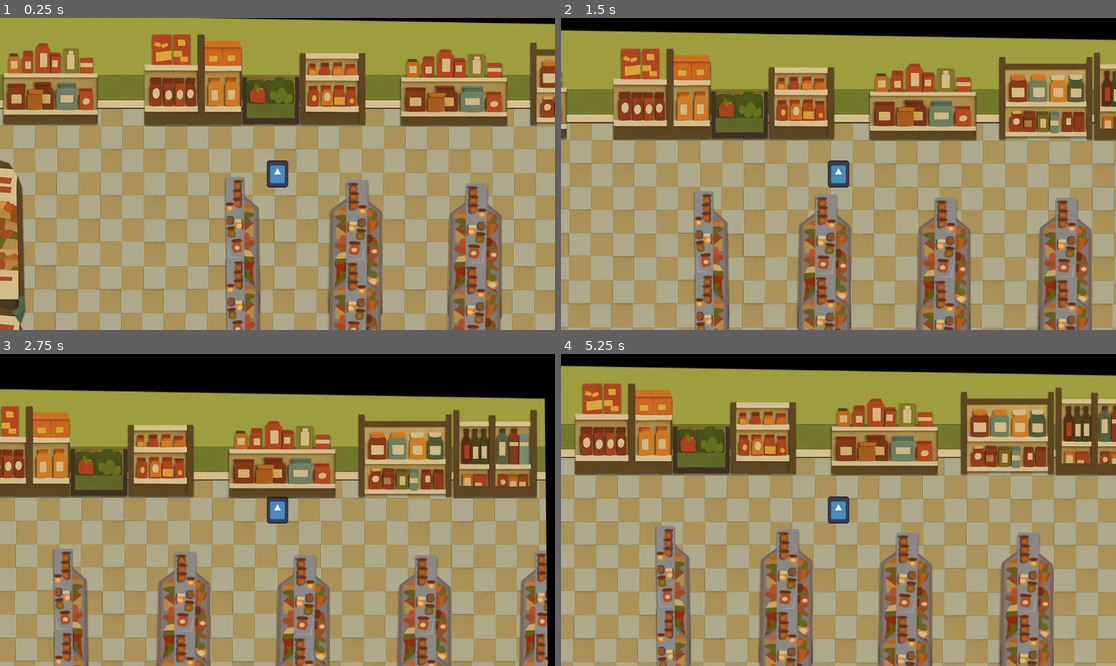
Above: before the commit, frames 1-4 (two rows, left to right).
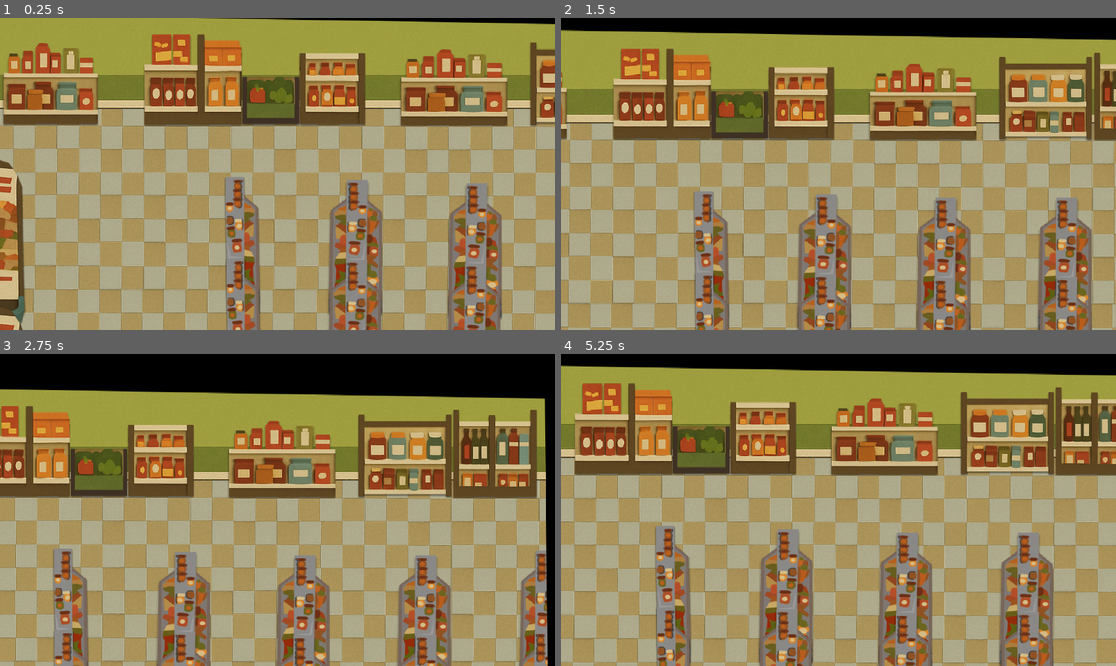
Above: after the commit, the same moments.

Repository: ezTomas/oferta_limitada
Game: Godot game, scene res://Scene/game.tscn
Two runs of this game, one before a commit and one after it. Both use one fixed random seed, a clock stepped at 60 frames per second and the inputs below. The project has no main scene, so this scene is started directly. The engine's default icon, where the game draws it, is replaced by a stand-in: a white triangle on a blue panel in a dark square.
Inputs:
- Up to frame 1 (0.25 s): no input
- Up to frame 2 (1.5 s): tap Enter at 0.5 s; hold W (Up) 0.53-1.28 s; hold D (Rigth) 0.53-1.28 s; hold S (Down) from 1.28 s (still down); tap D (Rigth) at 1.35 s
- Up to frame 3 (2.75 s): release S (Down) at 2.03 s; hold W (Up) from 2.03 s (still down); hold D (Rigth) from 2.03 s (still down)
- Up to frame 4 (5.25 s): release D (Rigth) at 2.78 s; tap D (Rigth) at 2.85, 4.35 s; tap Space at 3.5 s; release W (Up) at 3.53 s; hold D (Rigth) 3.53-4.28 s; hold A (Left) 3.53-5.03 s; tap Enter at 4.25 s; hold S (Down) from 5.03 s (still down); hold D (Rigth) from 5.03 s (still down)

The runs differ from the first frame. In frame 1, 1.1% of the frame differs, in the area x 0-100%, y 0-100%; in frame 2, 1.2%; in frame 3, 1.3%; in frame 4, 1.3%, in the area x 0-100%, y 3-100%.

Commit message:
Cargar Animaciones

Diff:
--- a/oferta-limitada/Scene/Escenario/bebidas.tscn
+++ b/oferta-limitada/Scene/Escenario/bebidas.tscn
@@ -1,6 +1,6 @@
 [gd_scene load_steps=3 format=3 uid="uid://bcpdchymkm1es"]
 
-[ext_resource type="Texture2D" uid="uid://i1eednsyq6h2" path="res://Sprite/CajasBebidas.png" id="1_x8h4e"]
+[ext_resource type="Texture2D" uid="uid://i1eednsyq6h2" path="res://Sprite/Escenario/CajasBebidas.png" id="1_x8h4e"]
 
 [sub_resource type="RectangleShape2D" id="RectangleShape2D_y55dx"]
 size = Vector2(138, 78)
--- a/oferta-limitada/Scene/Escenario/caja_registradora.tscn
+++ b/oferta-limitada/Scene/Escenario/caja_registradora.tscn
@@ -1,6 +1,6 @@
 [gd_scene load_steps=4 format=3 uid="uid://dvh5dr0smk3jy"]
 
-[ext_resource type="Texture2D" uid="uid://5gqt34v3e2js" path="res://Sprite/CajaRegistradora.png" id="1_iyguc"]
+[ext_resource type="Texture2D" uid="uid://5gqt34v3e2js" path="res://Sprite/Escenario/CajaRegistradora.png" id="1_iyguc"]
 
 [sub_resource type="RectangleShape2D" id="RectangleShape2D_j4eua"]
 size = Vector2(76, 166)
--- a/oferta-limitada/Scene/Escenario/gondola_1.tscn
+++ b/oferta-limitada/Scene/Escenario/gondola_1.tscn
@@ -1,8 +1,8 @@
 [gd_scene load_steps=5 format=3 uid="uid://co4anlmnn7riq"]
 
-[ext_resource type="Texture2D" uid="uid://qfwyo5ujhr21" path="res://Sprite/Gondola7.png" id="1_6wbb5"]
-[ext_resource type="Texture2D" uid="uid://ce5ubpqxbl34k" path="res://Sprite/Gondola3.png" id="2_ixnjg"]
-[ext_resource type="Texture2D" uid="uid://od28hwn3y07r" path="res://Sprite/Gondola2.png" id="3_85b1r"]
+[ext_resource type="Texture2D" uid="uid://qfwyo5ujhr21" path="res://Sprite/Escenario/Gondola7.png" id="1_6wbb5"]
+[ext_resource type="Texture2D" uid="uid://ce5ubpqxbl34k" path="res://Sprite/Escenario/Gondola3.png" id="2_ixnjg"]
+[ext_resource type="Texture2D" uid="uid://od28hwn3y07r" path="res://Sprite/Escenario/Gondola2.png" id="3_85b1r"]
 
 [sub_resource type="RectangleShape2D" id="RectangleShape2D_3upu0"]
 size = Vector2(431.901, 36.5058)
--- a/oferta-limitada/Scene/Escenario/gondola_2.tscn
+++ b/oferta-limitada/Scene/Escenario/gondola_2.tscn
@@ -1,7 +1,7 @@
 [gd_scene load_steps=4 format=3 uid="uid://gsnn2u4ykvi1"]
 
-[ext_resource type="Texture2D" uid="uid://crh0qayoggxw8" path="res://Sprite/Gondola4.png" id="1_0y1io"]
-[ext_resource type="Texture2D" uid="uid://c4hyphjacokev" path="res://Sprite/Gondola6.png" id="2_6selo"]
+[ext_resource type="Texture2D" uid="uid://crh0qayoggxw8" path="res://Sprite/Escenario/Gondola4.png" id="1_0y1io"]
+[ext_resource type="Texture2D" uid="uid://c4hyphjacokev" path="res://Sprite/Escenario/Gondola6.png" id="2_6selo"]
 
 [sub_resource type="RectangleShape2D" id="RectangleShape2D_cl8pp"]
 size = Vector2(395.5, 36.5)
--- a/oferta-limitada/Scene/Escenario/gondola_3.tscn
+++ b/oferta-limitada/Scene/Escenario/gondola_3.tscn
@@ -1,6 +1,6 @@
 [gd_scene load_steps=3 format=3 uid="uid://nlqx7iicu7w4"]
 
-[ext_resource type="Texture2D" uid="uid://ccx2qxlctix02" path="res://Sprite/Gondola5.png" id="1_hnyyu"]
+[ext_resource type="Texture2D" uid="uid://ccx2qxlctix02" path="res://Sprite/Escenario/Gondola5.png" id="1_hnyyu"]
 
 [sub_resource type="RectangleShape2D" id="RectangleShape2D_ykcaw"]
 size = Vector2(161, 31)
--- a/oferta-limitada/Scene/Escenario/gondola_carne.tscn
+++ b/oferta-limitada/Scene/Escenario/gondola_carne.tscn
@@ -1,6 +1,6 @@
 [gd_scene load_steps=7 format=3 uid="uid://b7q84gxce37wv"]
 
-[ext_resource type="Texture2D" uid="uid://cblkuo5ye875l" path="res://Sprite/Gondola de Carne.png" id="1_5npuj"]
+[ext_resource type="Texture2D" uid="uid://cblkuo5ye875l" path="res://Sprite/Escenario/Gondola de Carne.png" id="1_5npuj"]
 
 [sub_resource type="SegmentShape2D" id="SegmentShape2D_rssgq"]
 a = Vector2(8, -156)
--- a/oferta-limitada/Scene/Escenario/gondola_lateral_izq.tscn
+++ b/oferta-limitada/Scene/Escenario/gondola_lateral_izq.tscn
@@ -1,6 +1,6 @@
 [gd_scene load_steps=6 format=3 uid="uid://cxsex84kodkrr"]
 
-[ext_resource type="Texture2D" uid="uid://o26ujgvf1b54" path="res://Sprite/GondolaLateralIzquierda.png" id="1_srb3v"]
+[ext_resource type="Texture2D" uid="uid://o26ujgvf1b54" path="res://Sprite/Escenario/GondolaLateralIzquierda.png" id="1_srb3v"]
 
 [sub_resource type="SegmentShape2D" id="SegmentShape2D_rbmcq"]
 a = Vector2(-0.666212, -85.6772)
--- a/oferta-limitada/Scene/Escenario/gondola_laterar_der.tscn
+++ b/oferta-limitada/Scene/Escenario/gondola_laterar_der.tscn
@@ -1,6 +1,6 @@
 [gd_scene load_steps=6 format=3 uid="uid://b4qtf3kv5noyh"]
 
-[ext_resource type="Texture2D" uid="uid://ggbmbontaw2g" path="res://Sprite/GondolaLateralDerecha.png" id="1_sre8t"]
+[ext_resource type="Texture2D" uid="uid://ggbmbontaw2g" path="res://Sprite/Escenario/GondolaLateralDerecha.png" id="1_sre8t"]
 
 [sub_resource type="SegmentShape2D" id="SegmentShape2D_2wu7o"]
 a = Vector2(3, -88)
--- a/oferta-limitada/Scene/Escenario/gondola_medio.tscn
+++ b/oferta-limitada/Scene/Escenario/gondola_medio.tscn
@@ -1,6 +1,6 @@
 [gd_scene load_steps=6 format=3 uid="uid://gpxjs5acdttc"]
 
-[ext_resource type="Texture2D" uid="uid://cy3gp6o8bn7uv" path="res://Sprite/GondolaMedio.png" id="1_iscdu"]
+[ext_resource type="Texture2D" uid="uid://cy3gp6o8bn7uv" path="res://Sprite/Escenario/GondolaMedio.png" id="1_iscdu"]
 
 [sub_resource type="SegmentShape2D" id="SegmentShape2D_wigca"]
 a = Vector2(0, -92)
--- a/oferta-limitada/Scene/game.tscn
+++ b/oferta-limitada/Scene/game.tscn
@@ -1,7 +1,7 @@
 [gd_scene load_steps=18 format=3 uid="uid://y3wspxw8hkle"]
 
-[ext_resource type="Texture2D" uid="uid://xokqw8eypdjg" path="res://Sprite/Pared.png" id="1_lc2xo"]
-[ext_resource type="Texture2D" uid="uid://tq5o2n2rs8t6" path="res://Sprite/Piso.jpg" id="2_215e1"]
+[ext_resource type="Texture2D" uid="uid://xokqw8eypdjg" path="res://Sprite/Escenario/Pared.png" id="1_lc2xo"]
+[ext_resource type="Texture2D" uid="uid://tq5o2n2rs8t6" path="res://Sprite/Escenario/Piso.jpg" id="2_215e1"]
 [ext_resource type="PackedScene" uid="uid://cepso5mo11glp" path="res://Scene/player.tscn" id="3_7sc4i"]
 [ext_resource type="PackedScene" uid="uid://co4anlmnn7riq" path="res://Scene/Escenario/gondola_1.tscn" id="4_80cx4"]
 [ext_resource type="PackedScene" uid="uid://gsnn2u4ykvi1" path="res://Scene/Escenario/gondola_2.tscn" id="5_e8heu"]
@@ -12,7 +12,7 @@
 [ext_resource type="PackedScene" uid="uid://gpxjs5acdttc" path="res://Scene/Escenario/gondola_medio.tscn" id="10_x5p1p"]
 [ext_resource type="PackedScene" uid="uid://cxsex84kodkrr" path="res://Scene/Escenario/gondola_lateral_izq.tscn" id="11_qhcbd"]
 [ext_resource type="PackedScene" uid="uid://b4qtf3kv5noyh" path="res://Scene/Escenario/gondola_laterar_der.tscn" id="12_f1jbl"]
-[ext_resource type="Texture2D" uid="uid://f68ug1x2hojn" path="res://Sprite/EspacioLimite.png" id="13_vaj68"]
+[ext_resource type="Texture2D" uid="uid://f68ug1x2hojn" path="res://Sprite/Escenario/EspacioLimite.png" id="13_vaj68"]
 
 [sub_resource type="SegmentShape2D" id="SegmentShape2D_sqb0o"]
 a = Vector2(891.888, 145.632)
@@ -29,128 +29,130 @@
 
 [node name="Game" type="Node2D"]
 
-[node name="Pared" type="Sprite2D" parent="."]
-position = Vector2(759.75, -136.25)
-scale = Vector2(0.975495, 1.26959)
-texture = ExtResource("1_lc2xo")
-
-[node name="Piso" type="StaticBody2D" parent="."]
-
-[node name="Sprite2D" type="Sprite2D" parent="Piso"]
-position = Vector2(1005.5, 653)
-scale = Vector2(1.03802, 1.2037)
-texture = ExtResource("2_215e1")
-
-[node name="Gondola" type="Node2D" parent="."]
-
 [node name="CharacterBody2D" parent="." instance=ExtResource("3_7sc4i")]
 position = Vector2(816, 176)
 scale = Vector2(0.447188, 0.562705)
 motion_mode = 1
 
-[node name="Gondolas" type="Node2D" parent="."]
+[node name="Escenario" type="Node2D" parent="."]
+
+[node name="Piso" type="StaticBody2D" parent="Escenario"]
+
+[node name="Sprite2D" type="Sprite2D" parent="Escenario/Piso"]
+position = Vector2(1005.5, 653)
+scale = Vector2(1.03802, 1.2037)
+texture = ExtResource("2_215e1")
+
+[node name="Pared" type="Sprite2D" parent="Escenario"]
+position = Vector2(759.75, -136.25)
+scale = Vector2(0.975495, 1.26959)
+texture = ExtResource("1_lc2xo")
+
+[node name="GondolasLaterales" type="Node2D" parent="Escenario"]
+position = Vector2(695, 495)
+scale = Vector2(1.34211, 1.1212)
+
+[node name="GondolaLateralIzq3" parent="Escenario/GondolasLaterales" instance=ExtResource("11_qhcbd")]
+position = Vector2(18.6274, -117.731)
+
+[node name="GondolaLateralIzq2" parent="Escenario/GondolasLaterales" instance=ExtResource("11_qhcbd")]
+position = Vector2(20.1177, 75.8116)
+
+[node name="GondolaLateralIzq" parent="Escenario/GondolasLaterales" instance=ExtResource("11_qhcbd")]
+position = Vector2(22.353, 268.462)
+
+[node name="GondolaLaterarDer3" parent="Escenario/GondolasLaterales" instance=ExtResource("12_f1jbl")]
+position = Vector2(941.804, -113.271)
+
+[node name="GondolaLaterarDer2" parent="Escenario/GondolasLaterales" instance=ExtResource("12_f1jbl")]
+position = Vector2(939.569, 77.5954)
+
+[node name="GondolaLaterarDer" parent="Escenario/GondolasLaterales" instance=ExtResource("12_f1jbl")]
+position = Vector2(938.078, 272.03)
+
+[node name="GondolasMedio" type="Node2D" parent="Escenario"]
+position = Vector2(1373, 528)
+scale = Vector2(1.5119, 1.10751)
+
+[node name="GondolaMedio3" parent="Escenario/GondolasMedio" instance=ExtResource("10_x5p1p")]
+position = Vector2(187.181, -130.022)
+
+[node name="GondolaMedio2" parent="Escenario/GondolasMedio" instance=ExtResource("10_x5p1p")]
+position = Vector2(187.181, 61.3991)
+
+[node name="GondolaMedio" parent="Escenario/GondolasMedio" instance=ExtResource("10_x5p1p")]
+position = Vector2(185.859, 253.723)
+
+[node name="GondolaMedio6" parent="Escenario/GondolasMedio" instance=ExtResource("10_x5p1p")]
+position = Vector2(-25.7952, -130.022)
+
+[node name="GondolaMedio5" parent="Escenario/GondolasMedio" instance=ExtResource("10_x5p1p")]
+position = Vector2(-27.7795, 63.205)
+
+[node name="GondolaMedio4" parent="Escenario/GondolasMedio" instance=ExtResource("10_x5p1p")]
+position = Vector2(-29.1023, 251.917)
+
+[node name="GondolaMedio9" parent="Escenario/GondolasMedio" instance=ExtResource("10_x5p1p")]
+position = Vector2(-236.126, -138.148)
+
+[node name="GondolaMedio8" parent="Escenario/GondolasMedio" instance=ExtResource("10_x5p1p")]
+position = Vector2(-237.449, 54.1756)
+
+[node name="GondolaMedio7" parent="Escenario/GondolasMedio" instance=ExtResource("10_x5p1p")]
+position = Vector2(-238.11, 250.111)
+
+[node name="Gondolas" type="Node2D" parent="Escenario"]
 position = Vector2(57, 1089)
 
-[node name="Gondola1" parent="Gondolas" instance=ExtResource("4_80cx4")]
+[node name="Gondola1" parent="Escenario/Gondolas" instance=ExtResource("4_80cx4")]
 position = Vector2(738, -1109)
 scale = Vector2(1.36, 1.72)
 
-[node name="Gondola2" parent="Gondolas" instance=ExtResource("5_e8heu")]
+[node name="Gondola2" parent="Escenario/Gondolas" instance=ExtResource("5_e8heu")]
 position = Vector2(1682, -1154)
 scale = Vector2(1.2, 1.4)
 
-[node name="Gondola3" parent="Gondolas" instance=ExtResource("6_rvswv")]
+[node name="Gondola3" parent="Escenario/Gondolas" instance=ExtResource("6_rvswv")]
 position = Vector2(1224, -1146)
 scale = Vector2(1.76, 1.24)
 
-[node name="Gondola3_1" parent="Gondolas" instance=ExtResource("6_rvswv")]
+[node name="Gondola3_1" parent="Escenario/Gondolas" instance=ExtResource("6_rvswv")]
 position = Vector2(151, -1156)
 scale = Vector2(1.56, 1.32)
 
-[node name="CajaRegistradora" parent="Gondolas" instance=ExtResource("7_boyg6")]
+[node name="CajaRegistradora" parent="Escenario/Gondolas" instance=ExtResource("7_boyg6")]
 
-[node name="Bebidas" parent="Gondolas" instance=ExtResource("9_ha7wd")]
+[node name="Bebidas" parent="Escenario/Gondolas" instance=ExtResource("9_ha7wd")]
 position = Vector2(1719, 30)
 
-[node name="GondolaCarne2" parent="Gondolas" instance=ExtResource("9_yjs1f")]
+[node name="GondolaCarne2" parent="Escenario/Gondolas" instance=ExtResource("9_yjs1f")]
 position = Vector2(-43, -906)
 
-[node name="GondolaCarne" parent="Gondolas" instance=ExtResource("9_yjs1f")]
+[node name="GondolaCarne" parent="Escenario/Gondolas" instance=ExtResource("9_yjs1f")]
 position = Vector2(-37, -514)
 
-[node name="GondolasMedio" type="Node2D" parent="."]
-position = Vector2(1373, 528)
-scale = Vector2(1.5119, 1.10751)
+[node name="Gondola" type="Node2D" parent="Escenario"]
 
-[node name="GondolaMedio3" parent="GondolasMedio" instance=ExtResource("10_x5p1p")]
-position = Vector2(187.181, -130.022)
-
-[node name="GondolaMedio2" parent="GondolasMedio" instance=ExtResource("10_x5p1p")]
-position = Vector2(187.181, 61.3991)
-
-[node name="GondolaMedio" parent="GondolasMedio" instance=ExtResource("10_x5p1p")]
-position = Vector2(185.859, 253.723)
-
-[node name="GondolaMedio6" parent="GondolasMedio" instance=ExtResource("10_x5p1p")]
-position = Vector2(-25.7952, -130.022)
-
-[node name="GondolaMedio5" parent="GondolasMedio" instance=ExtResource("10_x5p1p")]
-position = Vector2(-27.7795, 63.205)
-
-[node name="GondolaMedio4" parent="GondolasMedio" instance=ExtResource("10_x5p1p")]
-position = Vector2(-29.1023, 251.917)
-
-[node name="GondolaMedio9" parent="GondolasMedio" instance=ExtResource("10_x5p1p")]
-position = Vector2(-236.126, -138.148)
-
-[node name="GondolaMedio8" parent="GondolasMedio" instance=ExtResource("10_x5p1p")]
-position = Vector2(-237.449, 54.1756)
-
-[node name="GondolaMedio7" parent="GondolasMedio" instance=ExtResource("10_x5p1p")]
-position = Vector2(-238.11, 250.111)
-
-[node name="GondolasLaterales" type="Node2D" parent="."]
-position = Vector2(695, 495)
-scale = Vector2(1.34211, 1.1212)
-
-[node name="GondolaLateralIzq3" parent="GondolasLaterales" instance=ExtResource("11_qhcbd")]
-position = Vector2(18.6274, -117.731)
-
-[node name="GondolaLateralIzq2" parent="GondolasLaterales" instance=ExtResource("11_qhcbd")]
-position = Vector2(20.1177, 75.8116)
-
-[node name="GondolaLateralIzq" parent="GondolasLaterales" instance=ExtResource("11_qhcbd")]
-position = Vector2(22.353, 268.462)
-
-[node name="GondolaLaterarDer3" parent="GondolasLaterales" instance=ExtResource("12_f1jbl")]
-position = Vector2(941.804, -113.271)
-
-[node name="GondolaLaterarDer2" parent="GondolasLaterales" instance=ExtResource("12_f1jbl")]
-position = Vector2(939.569, 77.5954)
-
-[node name="GondolaLaterarDer" parent="GondolasLaterales" instance=ExtResource("12_f1jbl")]
-position = Vector2(938.078, 272.03)
-
-[node name="Limite" type="StaticBody2D" parent="."]
+[node name="Limite" type="StaticBody2D" parent="Escenario"]
 position = Vector2(990, -254)
 scale = Vector2(1.16719, 1.63426)
 
-[node name="EspacioLimite" type="Sprite2D" parent="Limite"]
+[node name="EspacioLimite" type="Sprite2D" parent="Escenario/Limite"]
 position = Vector2(62.3292, 490.589)
 scale = Vector2(1.00067, 1.03428)
 texture = ExtResource("13_vaj68")
 
-[node name="CollisionShape2D4" type="CollisionShape2D" parent="Limite"]
+[node name="CollisionShape2D4" type="CollisionShape2D" parent="Escenario/Limite"]
 shape = SubResource("SegmentShape2D_sqb0o")
 
-[node name="CollisionShape2D" type="CollisionShape2D" parent="Limite"]
+[node name="CollisionShape2D" type="CollisionShape2D" parent="Escenario/Limite"]
 position = Vector2(939.866, 512.159)
 shape = SubResource("RectangleShape2D_cvvdq")
 
-[node name="CollisionShape2D3" type="CollisionShape2D" parent="Limite"]
+[node name="CollisionShape2D3" type="CollisionShape2D" parent="Escenario/Limite"]
 position = Vector2(26.5596, 1001.37)
 shape = SubResource("RectangleShape2D_vy0et")
 
-[node name="CollisionShape2D2" type="CollisionShape2D" parent="Limite"]
+[node name="CollisionShape2D2" type="CollisionShape2D" parent="Escenario/Limite"]
 position = Vector2(-852.477, 511.547)
 shape = SubResource("RectangleShape2D_m52p7")
--- a/oferta-limitada/Scene/player.tscn
+++ b/oferta-limitada/Scene/player.tscn
@@ -1,17 +1,118 @@
-[gd_scene load_steps=4 format=3 uid="uid://cepso5mo11glp"]
+[gd_scene load_steps=19 format=3 uid="uid://cepso5mo11glp"]
 
 [ext_resource type="Script" uid="uid://clskgobbnt6p3" path="res://Scene/player.gd" id="1_y8w33"]
-[ext_resource type="Texture2D" uid="uid://bwvo7dl5msxie" path="res://icon.svg" id="2_xa75v"]
+[ext_resource type="Texture2D" uid="uid://dniec34lyff1k" path="res://Sprite/Personaje/Adelante-Sheet 16x26.png" id="2_58ae2"]
+[ext_resource type="Texture2D" uid="uid://b6vdil3q1yglj" path="res://Sprite/Personaje/Atras-Sheet 16x26.png" id="3_ivevv"]
+[ext_resource type="Texture2D" uid="uid://cyu8uvsdxb1cr" path="res://Sprite/Personaje/Costado-Sheet 16x26.png" id="4_r6jsd"]
 
 [sub_resource type="RectangleShape2D" id="RectangleShape2D_y8w33"]
 size = Vector2(129, 126)
 
+[sub_resource type="AtlasTexture" id="AtlasTexture_p6qlh"]
+atlas = ExtResource("2_58ae2")
+region = Rect2(0, 0, 160, 260)
+
+[sub_resource type="AtlasTexture" id="AtlasTexture_2sw5t"]
+atlas = ExtResource("2_58ae2")
+region = Rect2(160, 0, 160, 260)
+
+[sub_resource type="AtlasTexture" id="AtlasTexture_ij4jb"]
+atlas = ExtResource("2_58ae2")
+region = Rect2(320, 0, 160, 260)
+
+[sub_resource type="AtlasTexture" id="AtlasTexture_c68nv"]
+atlas = ExtResource("2_58ae2")
+region = Rect2(480, 0, 160, 260)
+
+[sub_resource type="AtlasTexture" id="AtlasTexture_c31lq"]
+atlas = ExtResource("3_ivevv")
+region = Rect2(0, 0, 160, 260)
+
+[sub_resource type="AtlasTexture" id="AtlasTexture_2dof7"]
+atlas = ExtResource("3_ivevv")
+region = Rect2(160, 0, 160, 260)
+
+[sub_resource type="AtlasTexture" id="AtlasTexture_4ao7i"]
+atlas = ExtResource("3_ivevv")
+region = Rect2(320, 0, 160, 260)
+
+[sub_resource type="AtlasTexture" id="AtlasTexture_1sypm"]
+atlas = ExtResource("3_ivevv")
+region = Rect2(480, 0, 160, 260)
+
+[sub_resource type="AtlasTexture" id="AtlasTexture_fn0wv"]
+atlas = ExtResource("4_r6jsd")
+region = Rect2(0, 0, 160, 260)
+
+[sub_resource type="AtlasTexture" id="AtlasTexture_eqmt2"]
+atlas = ExtResource("4_r6jsd")
+region = Rect2(160, 0, 160, 260)
+
+[sub_resource type="AtlasTexture" id="AtlasTexture_c40dt"]
+atlas = ExtResource("4_r6jsd")
+region = Rect2(320, 0, 160, 260)
+
+[sub_resource type="AtlasTexture" id="AtlasTexture_lgjog"]
+atlas = ExtResource("4_r6jsd")
+region = Rect2(480, 0, 160, 260)
+
+[sub_resource type="SpriteFrames" id="SpriteFrames_lhccw"]
+animations = [{
+"frames": [{
+"duration": 1.0,
+"texture": SubResource("AtlasTexture_p6qlh")
+}, {
+"duration": 1.0,
+"texture": SubResource("AtlasTexture_2sw5t")
+}, {
+"duration": 1.0,
+"texture": SubResource("AtlasTexture_ij4jb")
+}, {
+"duration": 1.0,
+"texture": SubResource("AtlasTexture_c68nv")
+}],
+"loop": true,
+"name": &"caminar_abajo",
+"speed": 8.0
+}, {
+"frames": [{
+"duration": 1.0,
+"texture": SubResource("AtlasTexture_c31lq")
+}, {
+"duration": 1.0,
+"texture": SubResource("AtlasTexture_2dof7")
+}, {
+"duration": 1.0,
+"texture": SubResource("AtlasTexture_4ao7i")
+}, {
+"duration": 1.0,
+"texture": SubResource("AtlasTexture_1sypm")
+}],
+"loop": true,
+"name": &"caminar_arriba",
+"speed": 8.0
+}, {
+"frames": [{
+"duration": 1.0,
+"texture": SubResource("AtlasTexture_fn0wv")
+}, {
+"duration": 1.0,
+"texture": SubResource("AtlasTexture_eqmt2")
+}, {
+"duration": 1.0,
+"texture": SubResource("AtlasTexture_c40dt")
+}, {
+"duration": 1.0,
+"texture": SubResource("AtlasTexture_lgjog")
+}],
+"loop": true,
+"name": &"caminar_costado",
+"speed": 8.0
+}]
+
 [node name="CharacterBody2D" type="CharacterBody2D"]
 position = Vector2(-1, 0)
 script = ExtResource("1_y8w33")
-
-[node name="Sprite2D" type="Sprite2D" parent="."]
-texture = ExtResource("2_xa75v")
 
 [node name="CollisionShape2D" type="CollisionShape2D" parent="."]
 position = Vector2(2.5, 1)
@@ -19,3 +120,7 @@
 
 [node name="Camera2D" type="Camera2D" parent="."]
 zoom = Vector2(0.78, 0.78)
+
+[node name="AnimatedSprite2D" type="AnimatedSprite2D" parent="."]
+sprite_frames = SubResource("SpriteFrames_lhccw")
+animation = &"caminar_costado"
--- a/oferta-limitada/project.godot
+++ b/oferta-limitada/project.godot
@@ -39,5 +39,6 @@
 
 [rendering]
 
+textures/canvas_textures/default_texture_filter=0
 renderer/rendering_method="gl_compatibility"
 renderer/rendering_method.mobile="gl_compatibility"
Renamed: oferta-limitada/Sprite/CajaCompras.png -> oferta-limitada/Sprite/Escenario/CajaCompras.png
Not shown, changed: oferta-limitada/Sprite/Escenario/CajaCompras.png.import
Renamed: oferta-limitada/Sprite/CajaRegistradora.png -> oferta-limitada/Sprite/Escenario/CajaRegistradora.png
Not shown, changed: oferta-limitada/Sprite/Escenario/CajaRegistradora.png.import
Renamed: oferta-limitada/Sprite/CajasBebidas.png -> oferta-limitada/Sprite/Escenario/CajasBebidas.png
Not shown, changed: oferta-limitada/Sprite/Escenario/CajasBebidas.png.import
Renamed: oferta-limitada/Sprite/EspacioLimite.png -> oferta-limitada/Sprite/Escenario/EspacioLimite.png
Not shown, changed: oferta-limitada/Sprite/Escenario/EspacioLimite.png.import
Renamed: oferta-limitada/Sprite/Gondola de Carne.png -> oferta-limitada/Sprite/Escenario/Gondola de Carne.png
Not shown, changed: oferta-limitada/Sprite/Escenario/Gondola de Carne.png.import
Renamed: oferta-limitada/Sprite/Gondola2.png -> oferta-limitada/Sprite/Escenario/Gondola2.png
Not shown, changed: oferta-limitada/Sprite/Escenario/Gondola2.png.import
(and 26 more such lines)
